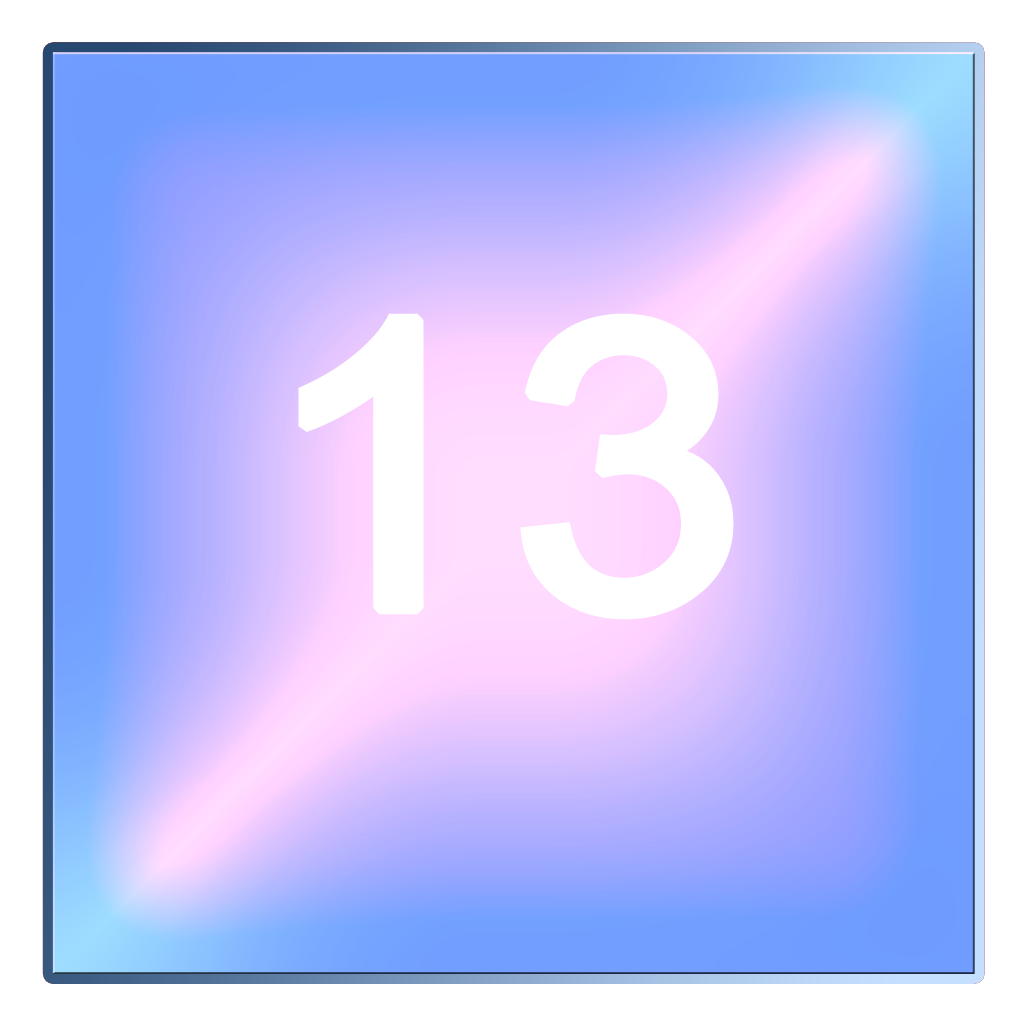
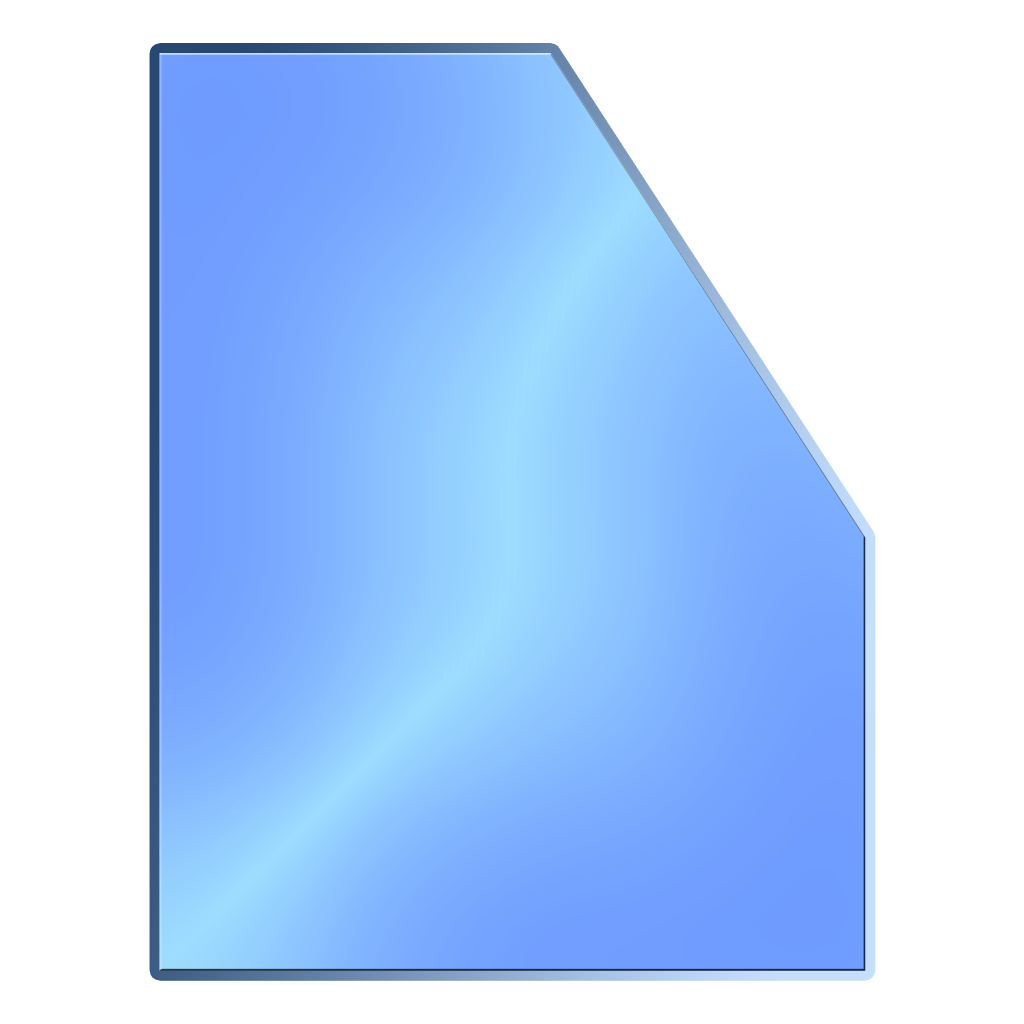
The second w=1024, h=1024 image is a revision of the first. Changes to its layers:
removed layer "13" over bbox(298, 313, 734, 620)
removed layer "Shape 2 copy" (was overlay) over bbox(52, 52, 975, 974)
removed layer "Shape 2" (was luminosity) over bbox(52, 52, 975, 974)
added layer "Shape 5 copy 4" (overlay) above "Shape 5 copy 3" over bbox(159, 53, 866, 971)
added layer "Shape 5" above "Layer 0" over bbox(159, 53, 866, 971)
hid "Layer 0" over bbox(52, 52, 976, 976)
